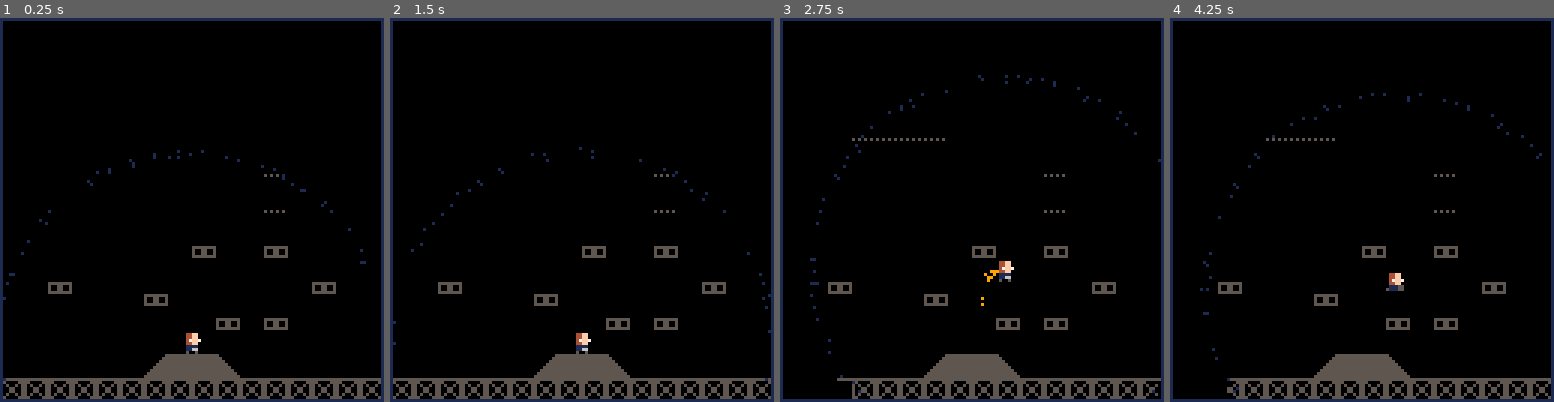
Above: before the commit, frames 1-4 (left to right).
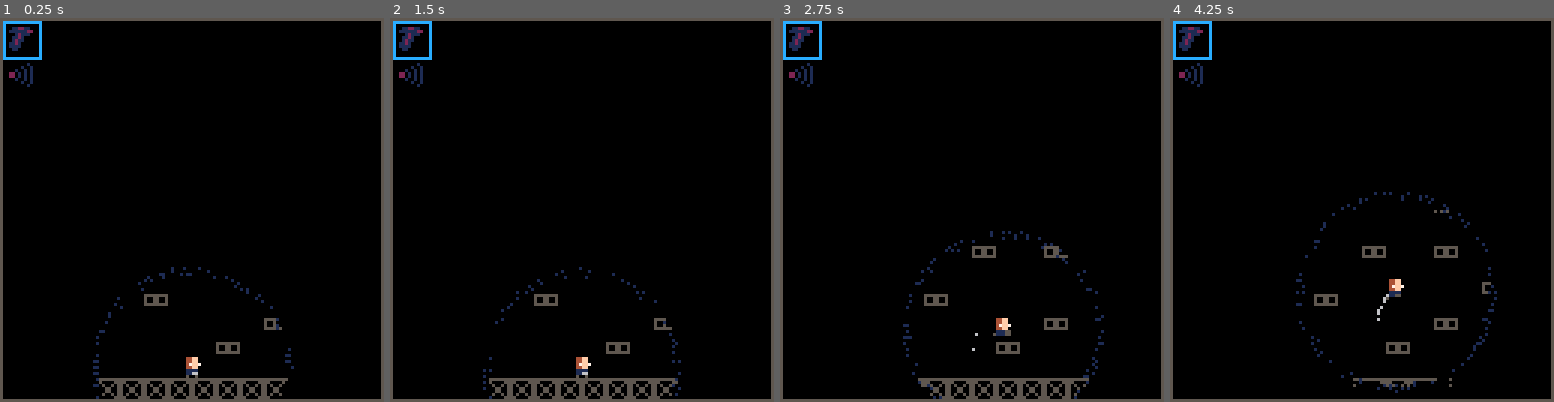
Above: after the commit, the same moments.

Repository: lmorchard/Pico-8-Carts
Game: PICO-8 cartridge vania.p8
Two runs of this game, one before a commit and one after it. Both use one fixed random seed, a clock stepped at 60 frames per second and the inputs below.
Inputs:
- Up to frame 1 (0.25 s): no input
- Up to frame 2 (1.5 s): tap X (X key) at 0.33, 1.07 s; tap O (Z key) at 0.7 s
- Up to frame 3 (2.75 s): hold Right 1.6-2.1 s; tap O (Z key) at 1.7, 2.1, 2.5 s; tap X (X key) at 1.85 s; hold Right from 2.47 s (still down)
- Up to frame 4 (4.25 s): tap O (Z key) every 0.4 s from 2.9 to 4.1 s; tap X (X key) at 2.97, 4.08 s; release Right at 3.03 s; hold Left 3.08-3.58 s; hold Right from 4.02 s (still down)

The runs differ from the first frame. In frame 1, 8.2% of the frame differs, in the area x 0-100%, y 0-100%; in frame 2, 8.1%; in frame 3, 8.1%; in frame 4, 9.0%.

Commit message:
vania: random refactorings, drew a pistol and a scanner item

Diff:
--- a/vania.p8
+++ b/vania.p8
@@ -5,6 +5,8 @@
 -- <me@lmorchard.com>
 --
 -- TODO:
+-- * level / map
+--  * compress mutually exclusive tile flags into fewer bits
 -- * powerups
 --  * sensors
 --   * sight radius
@@ -17,10 +19,10 @@
 --   * remote roaming drone
 --   * map system
 --  * motion
---   * ledge climb
---   * double jump
+--   X ledge climb
+--   X double jump
 --   * run speed
---   * wall jump
+--   * wall grab & jump
 --   * slope slide
 --   * time slow
 --   * gravity reverse
@@ -30,7 +32,7 @@
 --   * piercing bolt
 --   * arc spark
 --   * flamethrower
---   * cryothrower
+--   * cryo.position.hrower
 --  * misc
 --   * bait / food
 -- * creatures (common)
@@ -42,114 +44,76 @@
 
 debug = false
 
-world = {
- gravity=0.3
-}
-
 function _init()
- init_player()
+ world.init()
+ player.init()
  effects.init()
+ map_tiles.init()
  particles.init()
+ hud.init()
 end
 
 function _update()
-	update_player()
+	player.update()
  effects.update()
  map_tiles.update()
  particles.update()
+ hud.update()
 end
 
 function _draw()
- cls()
  effects.predraw()
  map_tiles.draw()
- draw_player()
+ player.draw()
  particles.draw()
- if player.vision.active then
-  circle_mask()
- end
  effects.postdraw()
-end
-
-function circle_mask()
- local radius = player.vision.range
- local bars = 10
- local barwidth = radius / bars
- local y = 0 - radius
- local ox = player.x + 4
- local oy = player.y + 4
- local c = 0
-
- -- mirror the 4 quadrants of the circle
- for r = 0, 0.25, 0.25 / bars do
-  local rx = 0 - sin(r) * y
-  local ry = 0 - cos(r) * y
-  rectfill(ox + rx, oy + ry, ox + rx - barwidth, oy + radius, c)
-  rectfill(ox + rx, oy - ry, ox + rx - barwidth, oy - radius, c)
-  rectfill(ox - rx, oy + ry, ox - rx + barwidth, oy + radius, c)
-  rectfill(ox - rx, oy - ry, ox - rx + barwidth, oy - radius, c)
- end
-
- -- box out the rest of the screen outside the circle
- rectfill(0, 0, 127, oy - radius, c)
- rectfill(0, oy + radius, 127, 127, c)
- rectfill(0, oy - radius, ox - radius, oy + radius, c)
- rectfill(ox + radius, oy - radius, 127, oy + radius, c)
-
- -- fuzz the edge of the circle
- for d = -1, 1, 1 do
-  local y = radius - d
-  for r = 0, 1.0, 0.01 do
-   if rnd(1) < (0.3 - d/10) then
-    pset(ox + sin(r) * y, oy + cos(r) * y, 1)
-   end
-  end
- end
-
- rect(0, 0, 127, 127, 1)
-end
-
-function init_player()
- player = {
-  -- player, borrowed from http://pixeljoint.com/pixelart/77341.htm
-  sprite=sprites.init({0,1,2,3,4,5,6,7}, 0.3, 1, 1),
-  --sprite=sprites.init({16,17,18,19,19,20}, 0.4, 1, 1), -- cat
-  --sprite=sprites.init({48,49,50,51,50,49}, 0.3, 1, 1), -- bird
-  x=60, y=104,
-  w=7, h=7,
-  dx=0, dy=0,
-  gravity=true,
-  run=0.7, jump=-2.5,
-  grab={
+ hud.draw()
+end
+
+world = { }
+
+function world.init()
+ world.gravity = 0.3
+end
+
+player = { }
+
+function player.init()
+ -- player, borrowed from http://pixeljoint.com/pixelart/77341.htm
+ player.sprite = sprites.init({0,1,2,3,4,5,6,7}, 0.3, 1, 1)
+ --player.sprite = sprites.init({16,17,18,19,19,20}, 0.4, 1, 1) -- cat
+ --player.sprite = sprites.init({48,49,50,51,50,49}, 0.3, 1, 1) -- bird
+ player.position = { x=60, y=104, w=7, h=7 }
+ player.motion = { dx=0, dy=0, gravity=true, run=0.7, jump=-2.5 }
+ player.grab = {
    available=true,
    height=4,
    force=-0.2,
    active=false
-  },
-  djump={
+ }
+ player.djump = {
    available=false,
    ready=true,
    active=false
-  },
-  vision={
-   available=false,
-   active=true,
-   range=64
-  }
  }
-end
-
-function update_player()
+ player.vision = {
+  available=false,
+  active=true,
+  range=32
+ }
+end
+
+function player.update()
  if btn(0) then  -- left
   player.sprite.flipx = true
   player.sprite.animating = true
-  player.dx = -player.run
+  player.motion.dx = -player.motion.run
  elseif btn(1) then  -- right
   player.sprite.flipx = false
   player.sprite.animating = true
-  player.dx = player.run
+  player.motion.dx = player.motion.run
  else
-  player.dx = 0
+  player.motion.dx = 0
   player.sprite.animating = false
  end
 
@@ -159,44 +123,63 @@
 
  if btnp(4) then  -- jump
   if map_tiles.is_solid_below(player) then
-   player.dy = player.jump
+   player.motion.dy = player.motion.jump
    if player.djump.available then
     player.djump.ready = true
     player.djump.active = false
    end
   elseif player.djump.available and player.djump.ready then
-   player.dy = player.jump
+   player.motion.dy = player.motion.jump
    player.djump.ready = false
    player.djump.active = true
   end
  end
 
- if player.dy >= 0 then
+ if player.motion.dy >= 0 then
   player.djump.active = false
  end
 
  motion.update(player)
 end
 
-function draw_player()
+function player.draw()
  -- Start with normal sprite speed
  player.sprite.speed = 0.3
  if player.djump.active then
   -- jetpack particles?
   local ox = player.sprite.flipx and 6 or 1
   local dir = player.sprite.flipx and 1 or -1
-  for i = 1, rnd(7) do
-   particles.spawn(player.x + ox, player.y + 4,
-                   dir * rnd(0.5), rnd(1.5),
-                   rnd(15), 9)
-  end
- end
- if player.grab.active and player.dx != 0 then
+  for i = 1, 2 + rnd(2) do
+   particles.spawn(player.position.x + ox, player.position.y + 5,
+                   dir * rnd(0.25), rnd(1.5),
+                   rnd(15), 6)
+  end
+ end
+ if player.grab.active and player.motion.dx != 0 then
   -- "Scrambling" onto ledges with faster animation
   player.sprite.speed = 1
  end
  sprites.draw(player)
  pal()
+end
+
+hud = {
+ item_sprites = {
+  pistol=14,
+  scanner=15
+ }
+}
+
+function hud.init()
+end
+
+function hud.update()
+end
+
+function hud.draw()
+ rect(1, 1, 13, 13, 12)
+ spr(hud.item_sprites.pistol, 3, 3, 1, 1)
+ spr(hud.item_sprites.scanner, 3, 15, 1, 1)
 end
 
 map_tiles = {
@@ -212,6 +195,9 @@
  }
 }
 
+function map_tiles.init()
+end
+
 function map_tiles.update()
 end
 
@@ -259,16 +245,16 @@
 function map_tiles.is_solid_below(o)
  return
   map_tiles.on_ledge(o) or
-  map_tiles.is_solid_at(o.x, o.y+o.h+1) or
-  map_tiles.is_solid_at(o.x+o.w, o.y+o.h+1)
+  map_tiles.is_solid_at(o.position.x, o.position.y+o.position.h+1) or
+  map_tiles.is_solid_at(o.position.x+o.position.w, o.position.y+o.position.h+1)
 end
 
 function map_tiles.on_ledge(o)
- local ndy = o.dy + world.gravity
+ local ndy = o.motion.dy + world.gravity
  if ndy < 0 then return false end
 
- local y = o.y + o.h
- for sx = o.x, o.x + o.w do
+ local y = o.position.y + o.position.h
+ for sx = o.position.x, o.position.x + o.position.w do
   local mx = sx/8
   if fget(mget(mx, (y+1)/8), map_tiles.flags.ledge) then
    if not map_tiles.is_solid_at(sx, y) and flr(y%8) == 7 then
@@ -284,43 +270,43 @@
 end
 
 function map_tiles.on_ground(o)
- local ndy = o.dy + world.gravity
+ local ndy = o.motion.dy + world.gravity
  return
-  map_tiles.is_solid_at(o.x, o.y + o.h + ndy) or
-  map_tiles.is_solid_at(o.x + o.w, o.y + o.h + ndy)
+  map_tiles.is_solid_at(o.position.x, o.position.y + o.position.h + ndy) or
+  map_tiles.is_solid_at(o.position.x + o.position.w, o.position.y + o.position.h + ndy)
 end
 
 motion = {}
 
 function motion.update(o)
- if o.gravity then
+ if o.motion.gravity then
   motion.apply_gravity(o)
  end
 
- local map_x = flr((o.x + o.w / 2) / 8)
- local map_y = flr((o.y + o.h) / 8)
+ local map_x = flr((o.position.x + o.position.w / 2) / 8)
+ local map_y = flr((o.position.y + o.position.h) / 8)
  local tile = mget(map_x, map_y)
 
  if fget(tile, map_tiles.flags.conveyor_left) then
-  o.dx -= 0.4
+  o.motion.dx -= 0.4
  elseif fget(tile, map_tiles.flags.conveyor_right) then
-  o.dx += 0.4
- end
-
- if o.dx != 0 then
-  if not map_tiles.is_solid_intersect(o.x + o.dx, o.y, o.w, o.h, o.dy) then
+  o.motion.dx += 0.4
+ end
+
+ if o.motion.dx != 0 then
+  if not map_tiles.is_solid_intersect(o.position.x + o.motion.dx, o.position.y, o.position.w, o.position.h, o.motion.dy) then
    -- Horizontal travel through empty space
-   o.x += o.dx
-  elseif fget(mget((o.x + o.dx) / 8, (o.y + o.h) / 8), map_tiles.flags.slope_left) or
-         fget(mget((o.x + o.w - 1 + o.dx) / 8, (o.y + o.h) / 8), map_tiles.flags.slope_right) then
+   o.position.x += o.motion.dx
+  elseif fget(mget((o.position.x + o.motion.dx) / 8, (o.position.y + o.position.h) / 8), map_tiles.flags.slope_left) or
+         fget(mget((o.position.x + o.position.w - 1 + o.motion.dx) / 8, (o.position.y + o.position.h) / 8), map_tiles.flags.slope_right) then
    -- Slope ascent
-   o.x += o.dx
-   o.y -= 1
+   o.position.x += o.motion.dx
+   o.position.y -= 1
   elseif o.grab and o.grab.available then
    -- Ledge grab and hoist
    for g = 1, o.grab.height do
-    if not map_tiles.is_solid_intersect(o.x + o.dx, o.y - g, o.w, o.h, o.dy) then
-     o.dy += o.grab.force
+    if not map_tiles.is_solid_intersect(o.position.x + o.motion.dx, o.position.y - g, o.position.w, o.position.h, o.motion.dy) then
+     o.motion.dy += o.grab.force
      o.grab.active = true
      break
     end
@@ -328,10 +314,10 @@
   end
  end
 
- if o.dy != 0 then
-  if not map_tiles.is_solid_intersect(o.x, o.y + o.dy, o.w, o.h, o.dy) then
+ if o.motion.dy != 0 then
+  if not map_tiles.is_solid_intersect(o.position.x, o.position.y + o.motion.dy, o.position.w, o.position.h, o.motion.dy) then
    -- Vertical travel through empty space
-   o.y += o.dy
+   o.position.y += o.motion.dy
   end
  else
   if o.grab then
@@ -341,13 +327,13 @@
 end
 
 function motion.apply_gravity(o)
- local ndy = o.dy + world.gravity
+ local ndy = o.motion.dy + world.gravity
  if map_tiles.on_ground(o) then
-  o.dy = 0
+  o.motion.dy = 0
  elseif map_tiles.on_ledge(o) then
-  o.dy = 0
+  o.motion.dy = 0
  else
-  o.dy = ndy
+  o.motion.dy = ndy
  end
 end
 
@@ -377,7 +363,7 @@
   end
   f = s.frames[flr(s.index)]
  end
- spr(f, o.x, o.y, s.sw, s.sh, s.flipx, s.flipy)
+ spr(f, o.position.x, o.position.y, s.sw, s.sh, s.flipx, s.flipy)
 end
 
 effects = {
@@ -405,6 +391,8 @@
 end
 
 function effects.predraw()
+ cls()
+ -- effects.fadecls()
  if effects.state.shake.active then
   camera(rnd(effects.state.shake.intensity),
          rnd(effects.state.shake.intensity))
@@ -413,7 +401,20 @@
  end
 end
 
+function effects.fadecls()
+ for x = 0, 127 do
+  for y = 0, 127 do
+   if rnd(100) < 50 then
+    pset(x, y, 0)
+   end
+  end
+ end
+end
+
 function effects.postdraw()
+ if player.vision.active then
+  effects.circle_mask()
+ end
 end
 
 function effects.shake(intensity, duration)
@@ -424,6 +425,44 @@
  }
 end
 
+function effects.circle_mask()
+ local radius = player.vision.range
+ local bars = 10
+ local barwidth = radius / bars
+ local y = 0 - radius
+ local ox = player.position.x + 4
+ local oy = player.position.y + 4
+ local c = 0
+
+ -- mirror the 4 quadrants of the circle
+ for r = 0, 0.25, 0.25 / bars do
+  local rx = 0 - sin(r) * y
+  local ry = 0 - cos(r) * y
+  rectfill(ox + rx, oy + ry, ox + rx - barwidth, oy + radius, c)
+  rectfill(ox + rx, oy - ry, ox + rx - barwidth, oy - radius, c)
+  rectfill(ox - rx, oy + ry, ox - rx + barwidth, oy + radius, c)
+  rectfill(ox - rx, oy - ry, ox - rx + barwidth, oy - radius, c)
+ end
+
+ -- box out the rest of the screen outside the circle
+ rectfill(0, 0, 127, oy - radius, c)
+ rectfill(0, oy + radius, 127, 127, c)
+ rectfill(0, oy - radius, ox - radius, oy + radius, c)
+ rectfill(ox + radius, oy - radius, 127, oy + radius, c)
+
+ -- fuzz the edge of the circle
+ for d = -1, 1, 1 do
+  local y = radius - d
+  for r = 0, 1.0, 0.01 do
+   if rnd(1) < (0.3 - d/10) then
+    pset(ox + sin(r) * y, oy + cos(r) * y, 1)
+   end
+  end
+ end
+
+ rect(0, 0, 127, 127, 5)
+end
+
 particles = { }
 
 function particles.init()
@@ -461,14 +500,14 @@
 end
 
 __gfx__
-000000000044ff000044ff000044ff00000000000044ff000044ff000044ff000000000000000000000000000000000000000000000000000000000000000000
-0044ff000044ff000044ff000044ff000044ff000044ff000044ff000044ff000000000000000000000000000000000000000000000000000000000000000000
-0044ff000047ff700047ff700047ff700044ff000047ff700047ff700047ff700000000000000000000000000000000000000000000000000000000000000000
-0047ff700044ff0000455f000044ff000047ff700044ff000044ff000044ff000000000000000000000000000000000000000000000000000000000000000000
-0044ff000011110000155100001111000044ff000011110000111550001111000000000000000000000000000000000000000000000000000000000000000000
-00111100005566000000000000556600001111000011550005111550001155000000000000000000000000000000000000000000000000000000000000000000
-00116600000050000000000000005000001166000500000000000000050000000000000000000000000000000000000000000000000000000000000000000000
-00500500000000000000000000000000005005000000000000000000000000000000000000000000000000000000000000000000000000000000000000000000
+000000000044ff000044ff000044ff00000000000044ff000044ff000044ff000000000000000000000000000000000000000000000000000112211000000010
+0044ff000044ff000044ff000044ff000044ff000044ff000044ff000044ff000000000000000000000000000000000000000000000000001111112200001001
+0044ff000047ff700047ff700047ff700044ff000047ff700047ff700047ff700000000000000000000000000000000000000000000000000012111000100101
+0047ff700044ff0000455f000044ff000047ff700044ff000044ff000044ff000000000000000000000000000000000000000000000000000112100022010101
+0044ff000011110000155100001111000044ff000011110000111550001111000000000000000000000000000000000000000000000000000121100022010101
+00111100005566000000000000556600001111000011550005111550001155000000000000000000000000000000000000000000000000001121000000100101
+00116600000050000000000000005000001166000500000000000000050000000000000000000000000000000000000000000000000000001111000000001001
+00500500000000000000000000000000005005000000000000000000000000000000000000000000000000000000000000000000000000000110000000000010
 00000000000000000000000000000000000000000000000000000000000000000000000000000000000000000000000000000000000000000000000000000000
 00000000000000000000000000000000000000000000000000000000000000000000000000000000000000000000000000000000000000000000000000000000
 00000000000000000000000000000000900000000000000000000000000000000000000000000000000000000000000000000000000000000000000000000000
@@ -598,16 +637,16 @@
 0000000000000000000000000000000040000000000000000000000000000000000000000000000000000000000000000000000000000000000000000000000000000000000000000000000000000000000000000000000000000000000000000000000000000000000000000000000000000000000000000000000000000000
 0000000000000000000000000000000040000000000000000000000000000000000000000000000000000000000000000000000000000000000000000000000000000000000000000000000000000000000000000000000000000000000000000000000000000000000000000000000000000000000000000000000000000000
 0000000000000000000000000000000040000000000000000000000000000000000000000000000000000000000000000000000000000000000000000000000000000000000000000000000000000000000000000000000000000000000000000000000000000000000000000000000000000000000000000000000000000000
-0000414747474700000000000000000040000000000000000000000000000000000000000000000000000000000000000000000000000000000000000000000000000000000000000000000000000000000000000000000000000000000000000000000000000000000000000000000000000000000000000000000000000000
-0000000000000000000000460000000040000000000000000000000000000000000000000000000000000000000000000000000000000000000000000000000000000000000000000000000000000000000000000000000000000000000000000000000000000000000000000000000000000000000000000000000000000000
+0000004747474700000000000000000040000000000000000000000000000000000000000000000000000000000000000000000000000000000000000000000000000000000000000000000000000000000000000000000000000000000000000000000000000000000000000000000000000000000000000000000000000000
+0000410000000000000000460000000040000000000000000000000000000000000000000000000000000000000000000000000000000000000000000000000000000000000000000000000000000000000000000000000000000000000000000000000000000000000000000000000000000000000000000000000000000000
 0000000000000000000000000000000040000000000000000000000000000000000000000000000000000000000000000000000000000000000000000000000000000000000000000000000000000000000000000000000000000000000000000000000000000000000000000000000000000000000000000000000000000000
 4200000000000000000000470000000040000000000000000000000000000000000000000000000000000000000000000000000000000000000000000000000000000000000000000000000000000000000000000000000000000000000000000000000000000000000000000000000000000000000000000000000000000000
 0000000000000000420000420000000040000000000000000000000000000000000000000000000000000000000000000000000000000000000000000000000000000000000000000000000000000000000000000000000000000000000000000000000000000000000000000000000000000000000000000000000000000000
 0000000000000000000000000000000040000000000000000000000000000000000000000000000000000000000000000000000000000000000000000000000000000000000000000000000000000000000000000000000000000000000000000000000000000000000000000000000000000000000000000000000000000000
 0000410000004200000000000041000040000000000000000000000000000000000000000000000000000000000000000000000000000000000000000000000000000000000000000000000000000000000000000000000000000000000000000000000000000000000000000000000000000000000000000000000000000000
-0000000000000000004200420000000040000000000000000000000000000000000000000000000000000000000000000000000000000000000000000000000000000000000000000000000000000000000000000000000000000000000000000000000000000000000000000000000000000000000000000000000000000000
+0000000000000000000000420000000040000000000000000000000000000000000000000000000000000000000000000000000000000000000000000000000000000000000000000000000000000000000000000000000000000000000000000000000000000000000000000000000000000000000000000000000000000000
+0000000000000000004200000000000040000000000000000000000000000000000000000000000000000000000000000000000000000000000000000000000000000000000000000000000000000000000000000000000000000000000000000000000000000000000000000000000000000000000000000000000000000000
 0000000000000000000000000000000040000000000000000000000000000000000000000000000000000000000000000000000000000000000000000000000000000000000000000000000000000000000000000000000000000000000000000000000000000000000000000000000000000000000000000000000000000000
-0000000000004345454400000000000040000000000000000000000000000000000000000000000000000000000000000000000000000000000000000000000000000000000000000000000000000000000000000000000000000000000000000000000000000000000000000000000000000000000000000000000000000000
 4040404040404040404040404040404040000000000000000000000000000000000000000000000000000000000000000000000000000000000000000000000000000000000000000000000000000000000000000000000000000000000000000000000000000000000000000000000000000000000000000000000000000000
 0000000000000000000000000000000000000000000000000000000000000000000000000000000000000000000000000000000000000000000000000000000000000000000000000000000000000000000000000000000000000000000000000000000000000000000000000000000000000000000000000000000000000000
 0000000000000000000000000000000000000000000000000000000000000000000000000000000000000000000000000000000000000000000000000000000000000000000000000000000000000000000000000000000000000000000000000000000000000000000000000000000000000000000000000000000000000000
